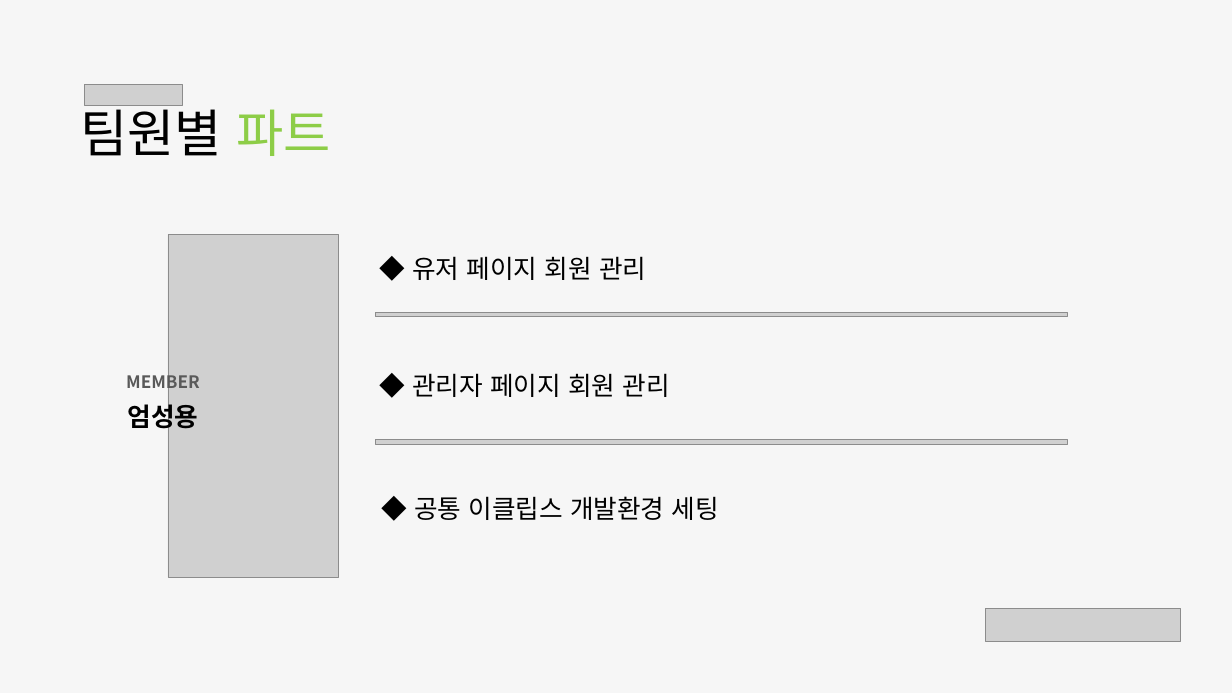
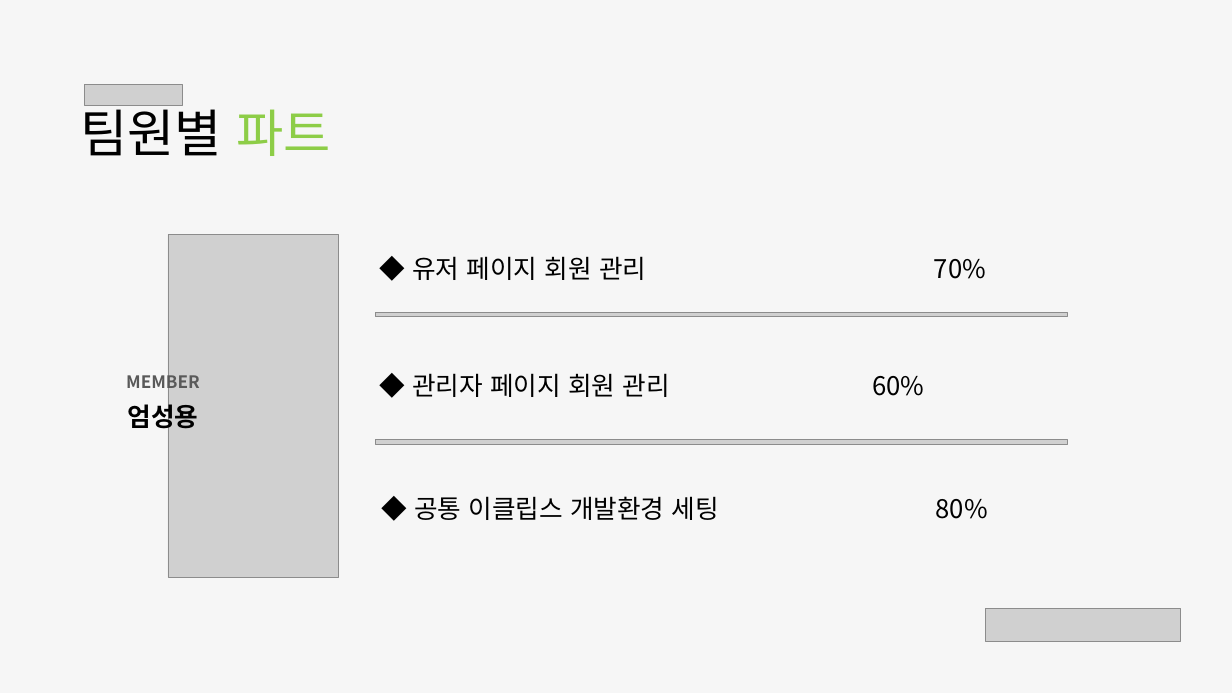
Before and after one commit to RionPark/jwc, a slide deck: slide 4 of src/프로젝트/장동진/Placeres 작업현황.pptx. Drawn at 1232x693 pixels with LibreOffice and Linux fonts; fonts in the diff are those of the drawing; grey boxes stand for pictures; background and template pictures are left out. Boxes give left, top, right and bottom in pixels: in the first picture for what was removed or moved away, otherwise in the second. Text is boxed around its words. In the diff, an @@ line names an element or a change of style, - is before the commit and + after.

```diff
--- a/src/프로젝트/장동진/Placeres 작업현황.pptx
+++ b/src/프로젝트/장동진/Placeres 작업현황.pptx
@@ text at [412,256,986,280]: text changed @@
-◆ 유저 페이지 회원 관리
+◆ 유저 페이지 회원 관리 70%
@@ text at [412,373,924,397]: text changed @@
-◆ 관리자 페이지 회원 관리
+◆ 관리자 페이지 회원 관리 60%
@@ text at [414,496,988,520]: text changed @@
-◆ 공통 이클립스 개발환경 세팅
+◆ 공통 이클립스 개발환경 세팅 80%
```
Also in this commit, not shown: 2 other slides changed.
